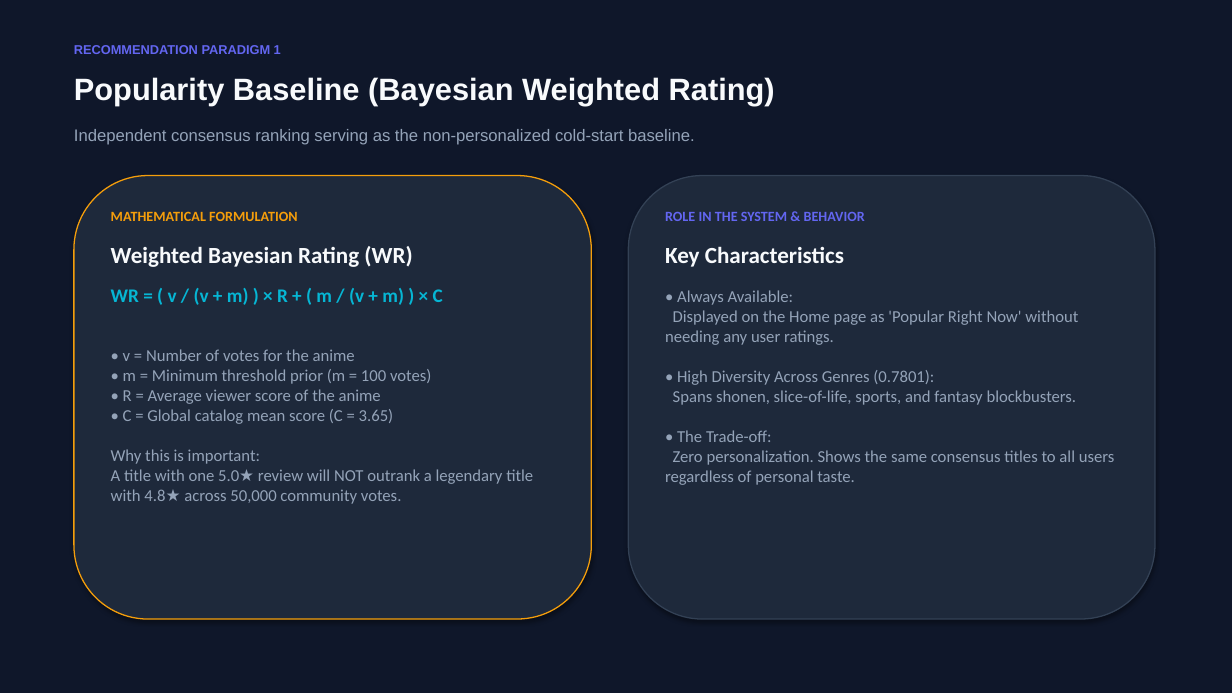
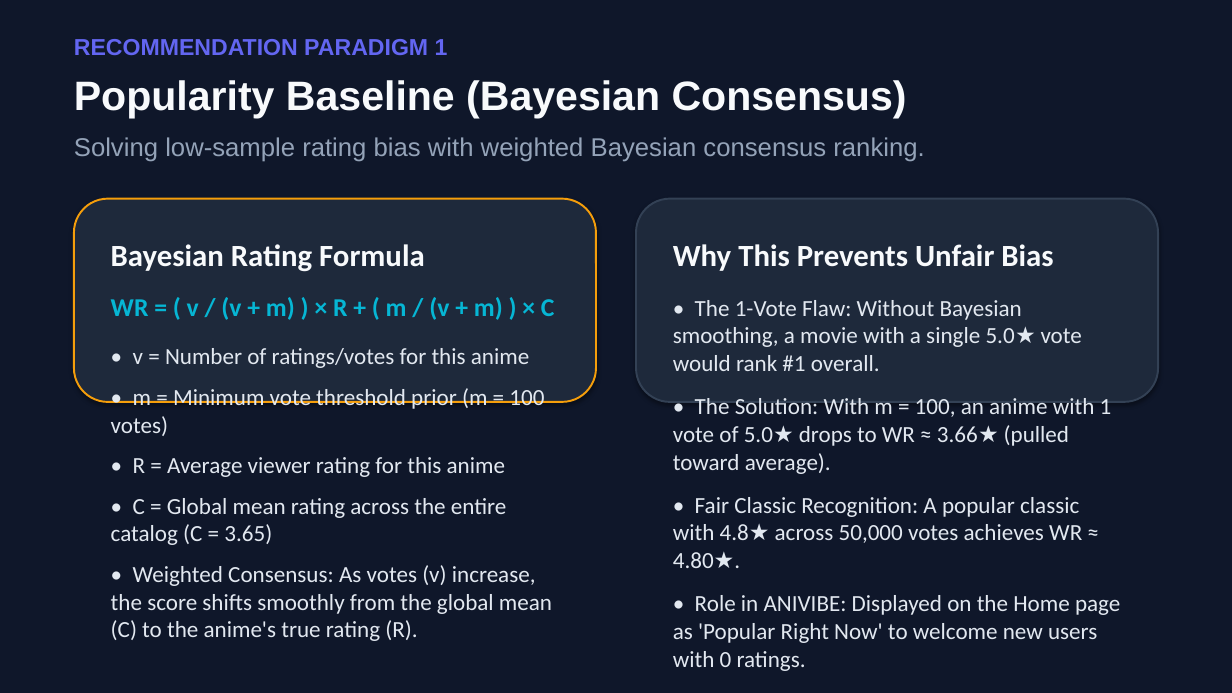
Before and after one commit to manisandar/anime-dsrs, a slide deck: slide 6 of ANIVIBE_Presentation.pptx (slide 5 before the commit). Drawn at 1232x693 pixels with LibreOffice and Linux fonts; fonts in the diff are those of the drawing. Boxes give left, top, right and bottom in pixels: in the first picture for what was removed or moved away, otherwise in the second. Text is boxed around its words. In the diff, an @@ line names an element or a change of style, - is before the commit and + after.

Commit message:
docs: revise presentation slides with min 18pt font and detailed clear explanations

```diff
--- a/ANIVIBE_Presentation.pptx
+++ b/ANIVIBE_Presentation.pptx
@@ text "RECOMMENDATION PARADIGM 1" at [74, 39, 448, 55]: size 10 to 18 pt @@
@@ text at [74, 80, 907, 118]: text changed; size 24 to 32 pt @@
-Popularity Baseline (Bayesian Weighted Rating)
+Popularity Baseline (Bayesian Consensus)
@@ text at [74, 137, 924, 162]: text changed; size 13 to 20 pt @@
-Independent consensus ranking serving as the non-personalized cold-start baseline.
+Solving low-sample rating bias with weighted Bayesian consensus ranking.
@@ rounded rectangle: place and size @@
-rounded rectangle at [74, 176, 592, 619]
+rounded rectangle at [74, 199, 596, 402]
@@ rounded rectangle at [74, 199, 596, 402]: outline #F59E0B 1 pt to #F59E0B 1.5 pt @@
@@ rounded rectangle: place and size @@
-rounded rectangle at [628, 176, 1155, 619]
+rounded rectangle at [636, 199, 1158, 402]
@@ rounded rectangle at [636, 199, 1158, 402]: outline #334155 1 pt to #334155 1.5 pt @@
@@ text "Bayesian Rating Formula": place and size @@
-text "Bayesian Rating Formula" at [111, 211, 533, 504]
+text "Bayesian Rating Formula" at [111, 244, 555, 641]
@@ text at [111, 244, 425, 272]: text changed; size 18 to 24 pt @@
-MATHEMATICAL FORMULATION
-Weighted Bayesian Rating (WR)
+Bayesian Rating Formula
@@ text at [673, 244, 1120, 671]: text changed; size 13 to 18 pt; text colour #94A3B8 to #E2E8F0 @@
-ROLE IN THE SYSTEM & BEHAVIOR
-Key Characteristics
-• Always Available:
-Displayed on the Home page as 'Popular Right Now' without needing any user ratings.
-• High Diversity Across Genres (0.7801):
-Spans shonen, slice-of-life, sports, and fantasy blockbusters.
-• The Trade-off:
-Zero personalization. Shows the same consensus titles to all users regardless of personal taste.
+Why This Prevents Unfair Bias
+• The 1-Vote Flaw: Without Bayesian smoothing, a movie with a single 5.0★ vote would rank #1 overall.
+• The Solution: With m = 100, an anime with 1 vote of 5.0★ drops to WR ≈ 3.66★ (pulled toward average).
+• Fair Classic Recognition: A popular classic with 4.8★ across 50,000 votes achieves WR ≈ 4.80★.
+• Role in ANIVIBE: Displayed on the Home page as 'Popular Right Now' to welcome new users with 0 ratings.
@@ text at [111, 297, 555, 320]: size 15 to 20 pt in "WR = ( v / (v + ..."; more space between paragraphs @@
@@ text at [111, 348, 552, 641]: text changed; size 13 to 18 pt; text colour #94A3B8 to #E2E8F0 @@
-• v = Number of votes for the anime
-• m = Minimum threshold prior (m = 100 votes)
-• R = Average viewer score of the anime
-• C = Global catalog mean score (C = 3.65)
-Why this is important:
-A title with one 5.0★ review will NOT outrank a legendary title with 4.8★ across 50,000 community votes.
+• v = Number of ratings/votes for this anime
+• m = Minimum vote threshold prior (m = 100 votes)
+• R = Average viewer rating for this anime
+• C = Global mean rating across the entire catalog (C = 3.65)
+• Weighted Consensus: As votes (v) increase, the score shifts smoothly from the global mean (C) to the anime's true rating (R).
```
Also in this commit, not shown: 4 other slides changed, 11 slides added, 7 slides removed, 1 other file.
